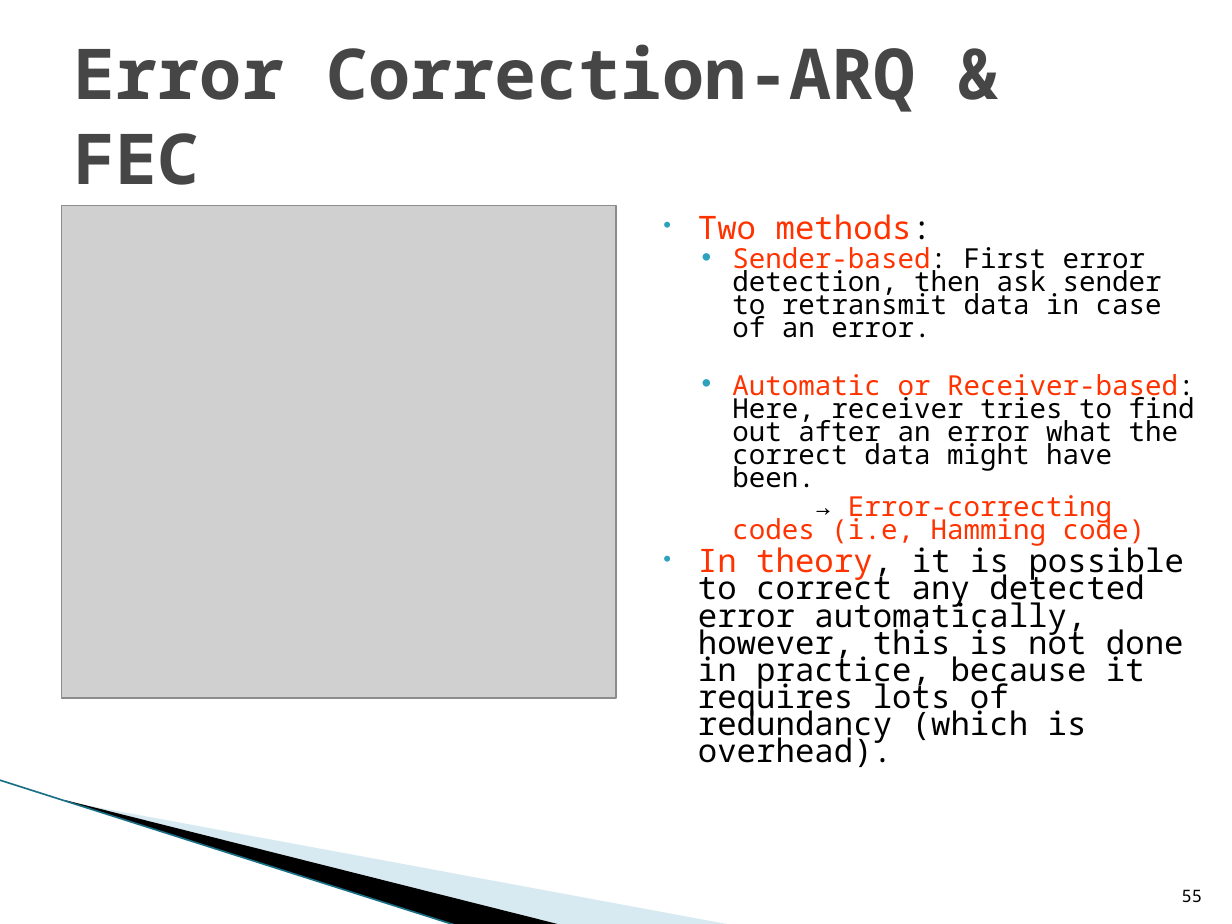
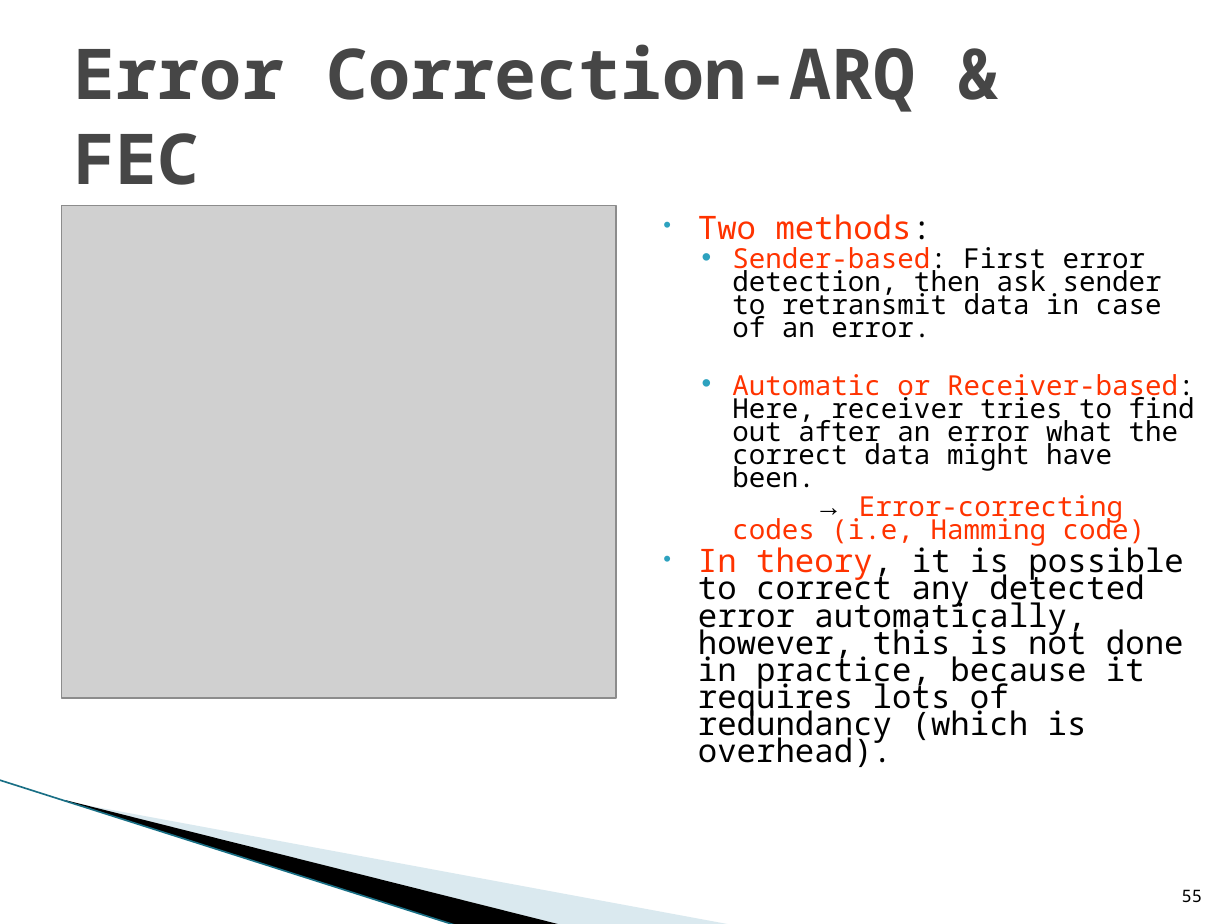
Before and after one commit to mkbantu/computer-Engineering-university-of-Rwanda-Notes, a slide deck: slide 55 of Year 2/Computer Networks/CIT 3212 Computer Networks week2.pptx. Drawn at 1232x924 pixels with LibreOffice and Linux fonts; fonts in the diff are those of the drawing; grey boxes stand for pictures; background and template pictures are left out. Boxes give left, top, right and bottom in pixels: in the first picture for what was removed or moved away, otherwise in the second. Text is boxed around its words. In the diff, an @@ line names an element or a change of style, - is before the commit and + after.

```diff
--- a/Year 2/Computer Networks/CIT 3212 Computer Networks week2.pptx
+++ b/Year 2/Computer Networks/CIT 3212 Computer Networks week2.pptx
@@ text at bbox=[698, 495, 1184, 717]: font Noto Sans Mono to Arial in "→"; list level 2 to 1 in "→ Error-correcting codes (i.e, Hamming ..." @@
```
Also in this commit, not shown: 61 other slides changed, 13 other files.
